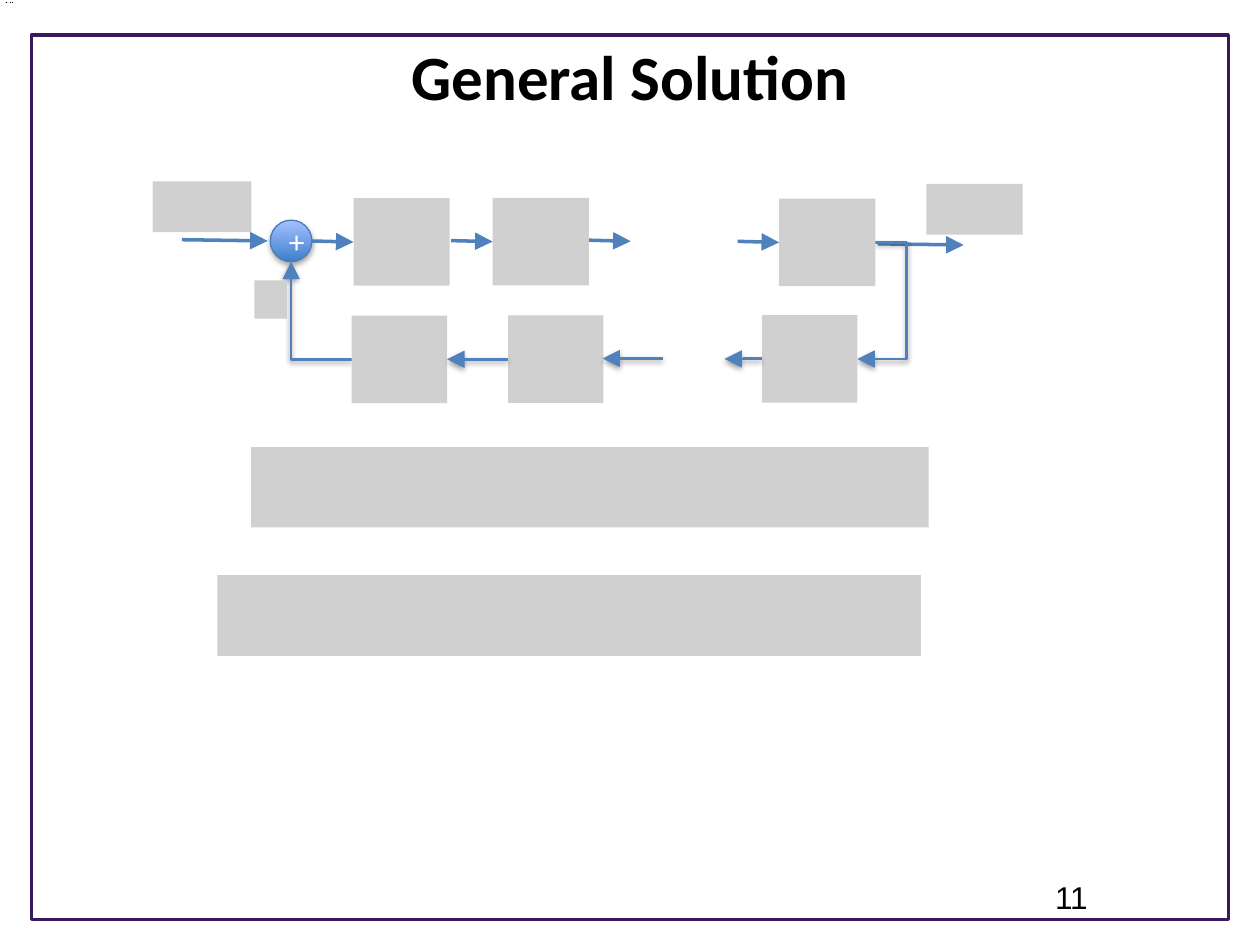
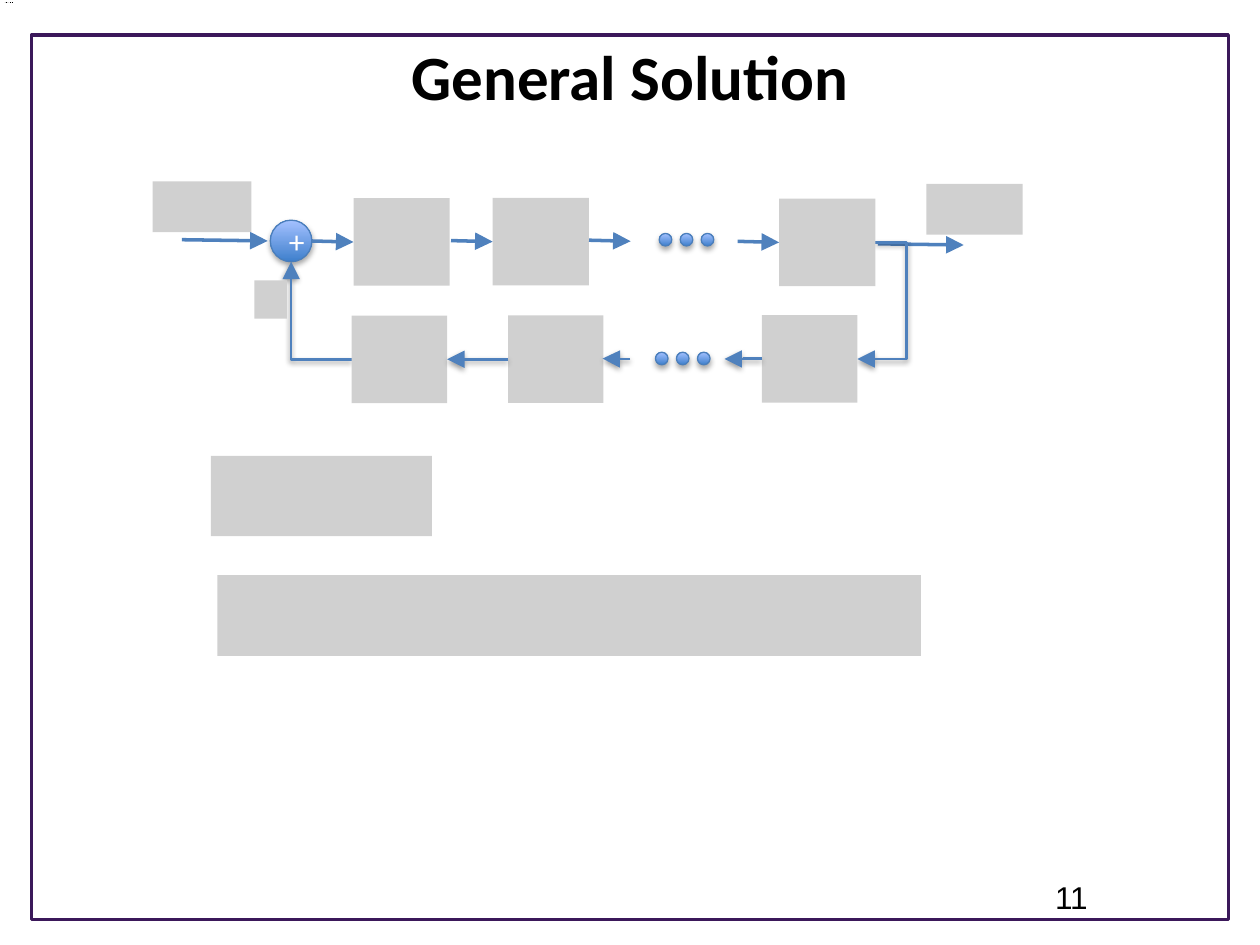
Before and after one commit to joseph-hellerstein/advanced-controls-lectures, a slide deck: slide 11 of Lecture_13-Building-Systems-From-Other-Systems/Building-Systems-From-Other-Systems.pptx. Drawn at 1260x945 pixels with LibreOffice and Linux fonts; fonts in the diff are those of the drawing; grey boxes stand for pictures; background and template pictures are left out. Boxes give left, top, right and bottom in pixels: in the first picture for what was removed or moved away, otherwise in the second. Text is boxed around its words. In the diff, an @@ line names an element or a change of style, - is before the commit and + after.

```diff
--- a/Lecture_13-Building-Systems-From-Other-Systems/Building-Systems-From-Other-Systems.pptx
+++ b/Lecture_13-Building-Systems-From-Other-Systems/Building-Systems-From-Other-Systems.pptx
@@ ellipse added at [659,233,672,246], fill gradient #3F80CE to #A4C4FF, outline #4B7EBC 0.75 pt @@
@@ ellipse added at [680,233,693,246], fill gradient #3F80CE to #A4C4FF, outline #4B7EBC 0.75 pt @@
@@ ellipse added at [702,233,714,246], fill gradient #3F80CE to #A4C4FF, outline #4B7EBC 0.75 pt @@
@@ elbow arrow moved from (663, 359) - (602, 359) to (630, 359) - (602, 359) @@
@@ ellipse added at [655,353,668,365], fill gradient #3F80CE to #A4C4FF, outline #4B7EBC 0.75 pt @@
@@ ellipse added at [677,353,689,365], fill gradient #3F80CE to #A4C4FF, outline #4B7EBC 0.75 pt @@
@@ ellipse added at [698,353,711,365], fill gradient #3F80CE to #A4C4FF, outline #4B7EBC 0.75 pt @@
@@ picture: place and size @@
-picture at [251,447,929,528]
+picture at [210,456,431,537]
```
Also in this commit, not shown: 1 other slide changed, 1 other file.
